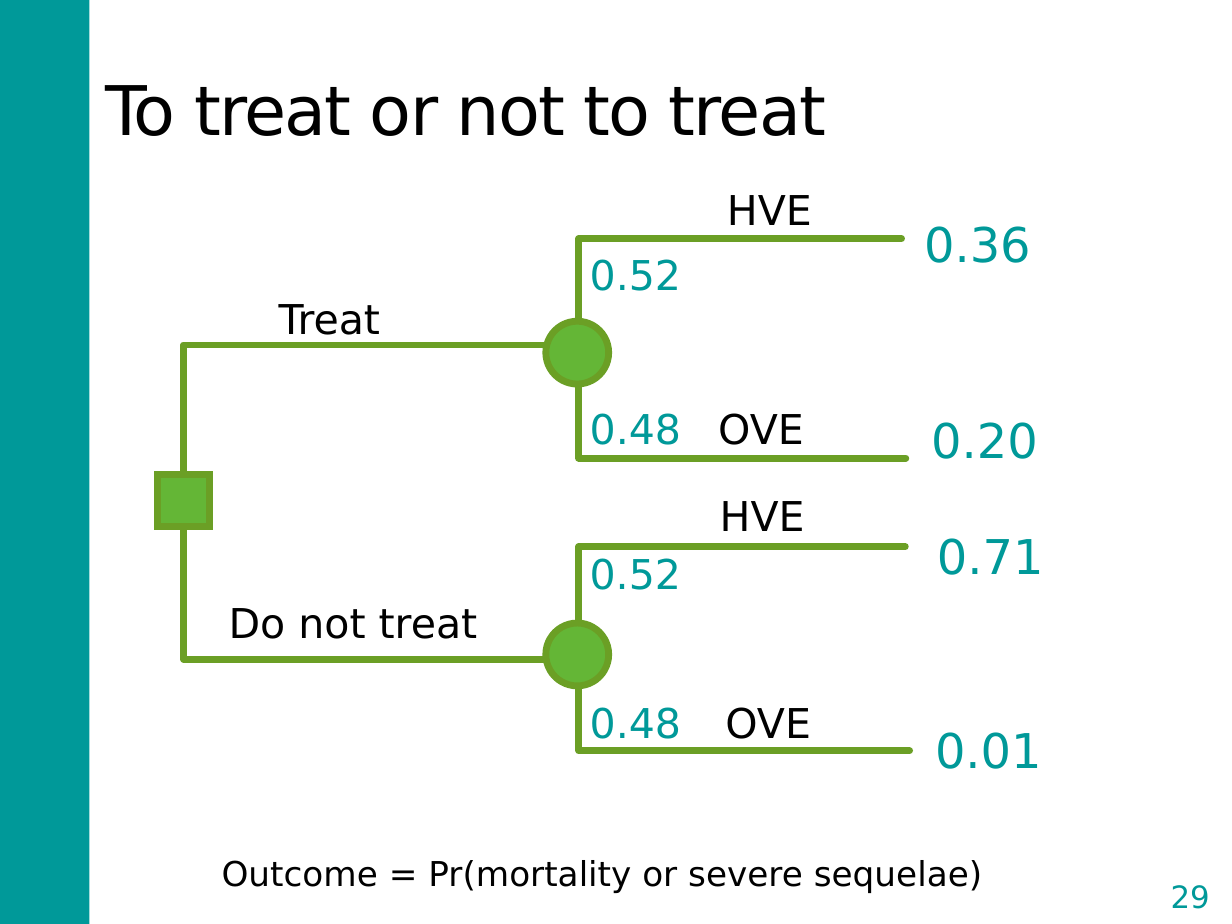
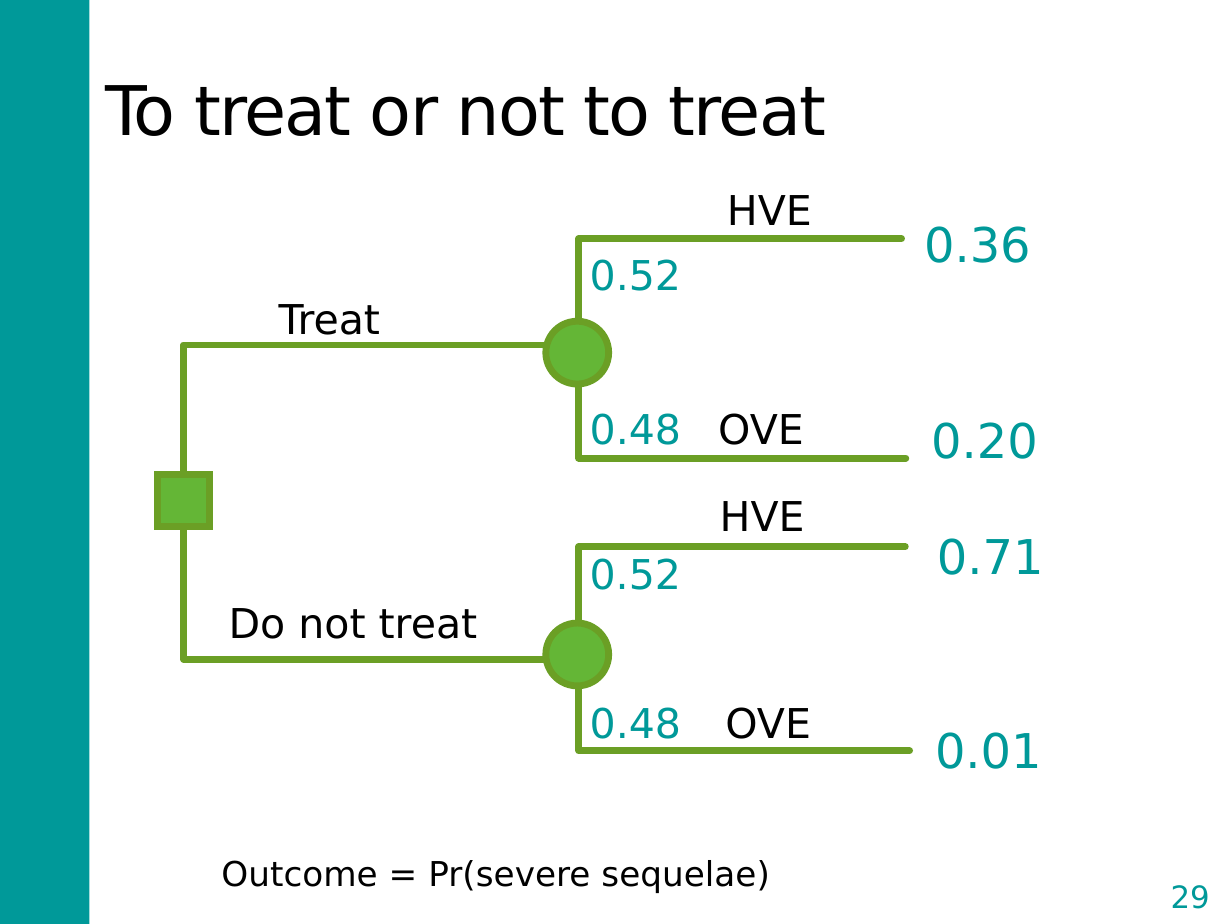
Before and after one commit to DARTH-git/Course-Modularization, a slide deck: slide 29 of Decision trees/Slides/CEA and Decision Modeling Overview_with Decision tree slides.pptx. Drawn at 1232x924 pixels with LibreOffice and Linux fonts; fonts in the diff are those of the drawing. Boxes give left, top, right and bottom in pixels: in the first picture for what was removed or moved away, otherwise in the second. Text is boxed around its words. In the diff, an @@ line names an element or a change of style, - is before the commit and + after.

```diff
--- a/Decision trees/Slides/CEA and Decision Modeling Overview_with Decision tree slides.pptx
+++ b/Decision trees/Slides/CEA and Decision Modeling Overview_with Decision tree slides.pptx
@@ text at [221,860,769,893]: text changed @@
-Outcome = Pr(mortality or severe sequelae)
+Outcome = Pr(severe sequelae)
```
Also in this commit, not shown: 1 other slide changed, 5 other files.
